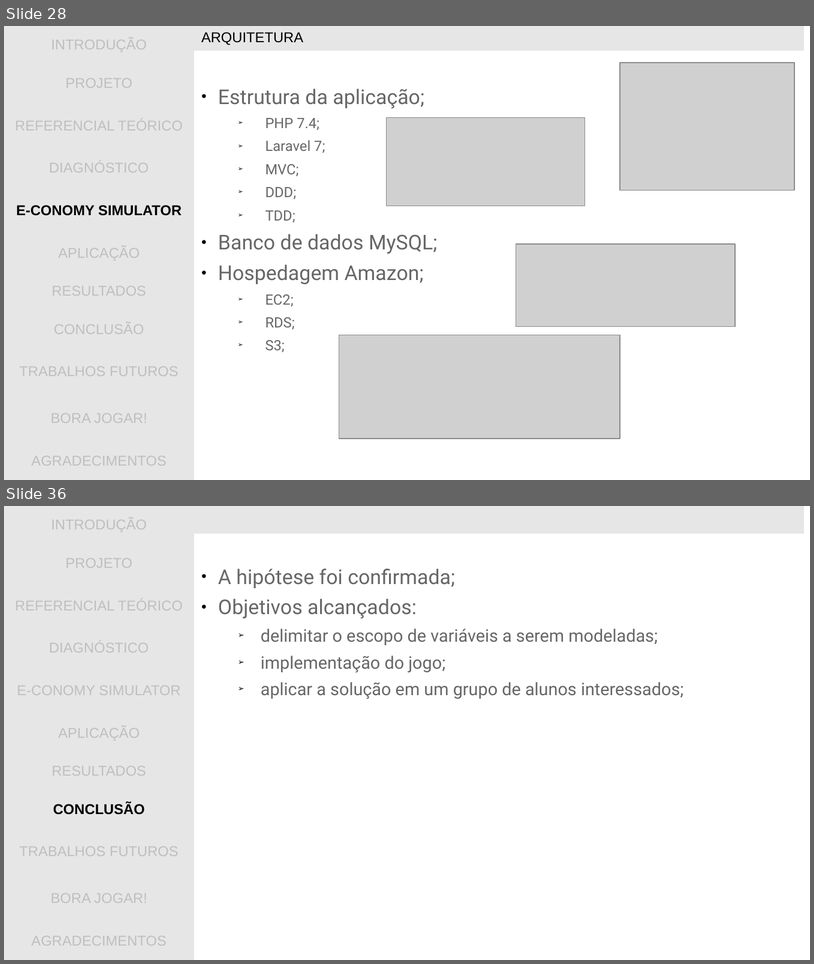
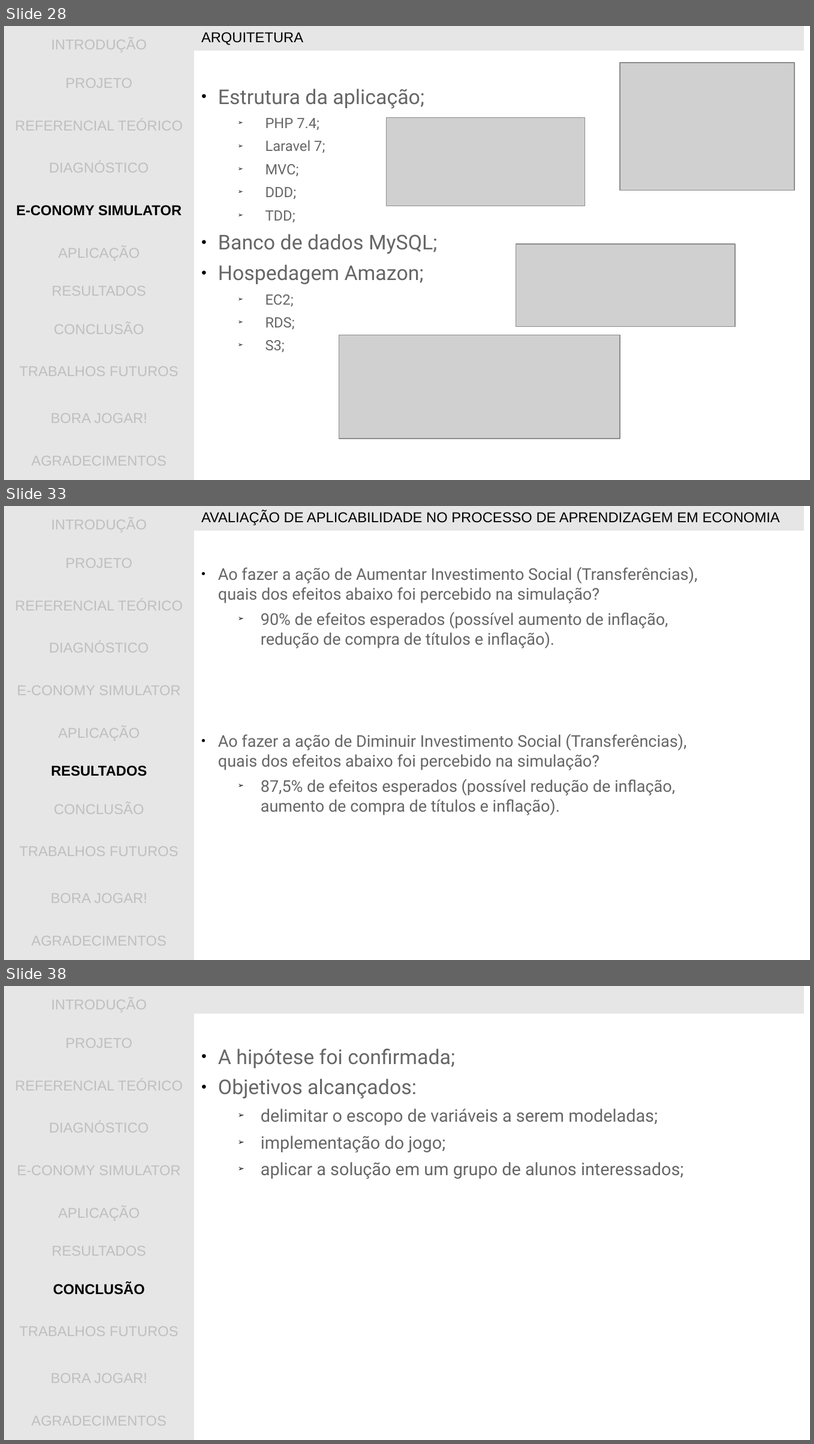
Before and after one commit to gwathsule/e-conomy-simulator, a slide deck: documentacao/apresentacao_tcc.ppt. Shown one above the other, each under a label of ours: slides 28 and 36 before the commit, slides 28, 33 and 38 after it; the slides between them are not shown. The pictures are 814x964 and 814x1444 pixels, drawn with LibreOffice and Linux fonts; fonts in the diff are those of the drawing; grey boxes stand for pictures; background and template pictures are left out. Boxes give left, top, right and bottom in pixels: in the first picture for what was removed or moved away, otherwise in the second. Text is boxed around its words. In the diff, an @@ line names an element or a change of style, - is before the commit and + after.

```diff
--- a/documentacao/apresentacao_tcc.ppt
+++ b/documentacao/apresentacao_tcc.ppt
@@ slide 33 added at bbox=[4, 506, 810, 960], background picture (left out) @@
@@ table added at bbox=[4, 506, 194, 960], 11 rows, 1 columns @@
+INTRODUÇÃO
+PROJETO
+REFERENCIAL TEÓRICO
+DIAGNÓSTICO
+E-CONOMY SIMULATOR
+APLICAÇÃO
+RESULTADOS
+CONCLUSÃO
+TRABALHOS FUTUROS
+BORA JOGAR!
+AGRADECIMENTOS
@@ table added at bbox=[194, 506, 805, 530], 1 rows, 1 columns @@
+AVALIAÇÃO DE APLICABILIDADE NO PROCESSO DE APRENDIZAGEM EM ECONOMIA
@@ text added at bbox=[218, 567, 698, 815], 16 pt, text #666666 @@
+● Ao fazer a ação de Aumentar Investimento Social (Transferências), quais dos efeitos abaixo foi percebido na simulação?
+  ➢ 90% de efeitos esperados (possível aumento de inflação, redução de compra de títulos e inflação).
+● Ao fazer a ação de Diminuir Investimento Social (Transferências), quais dos efeitos abaixo foi percebido na simulação?
+  ➢ 87,5% de efeitos esperados (possível redução de inflação, aumento de compra de títulos e inflação).
@@ what was slide 36 is now slide 38 @@
```
Also in this commit, not shown: 1 slide changed, 4 other slides added, 3 slides removed.
